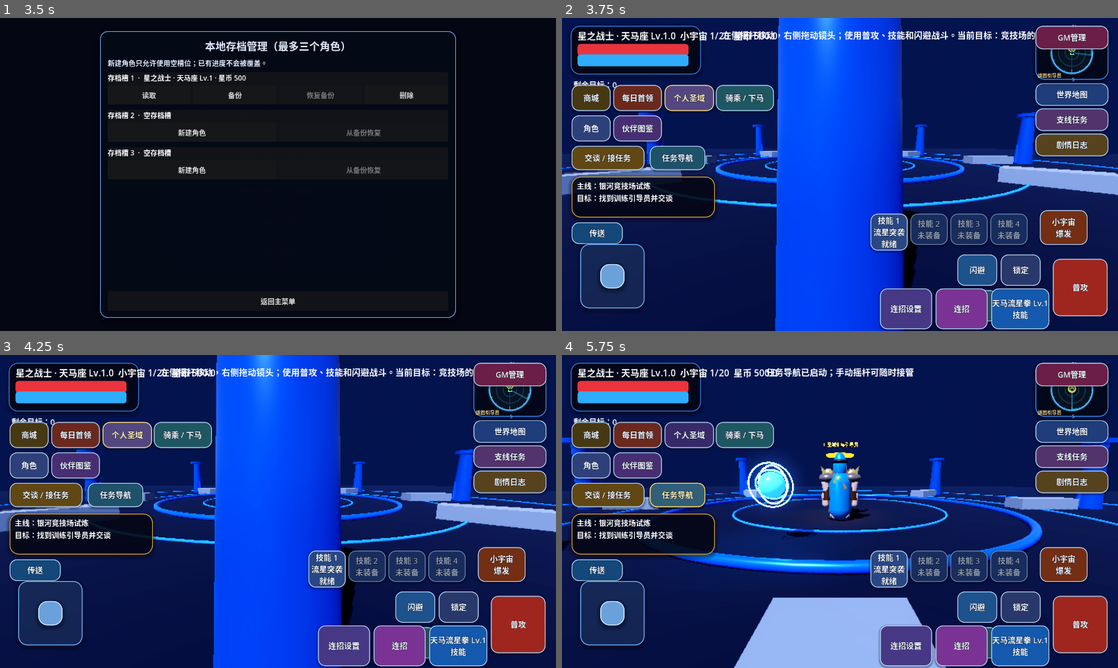
Above: before the commit, frames 1-4 (two rows, left to right).
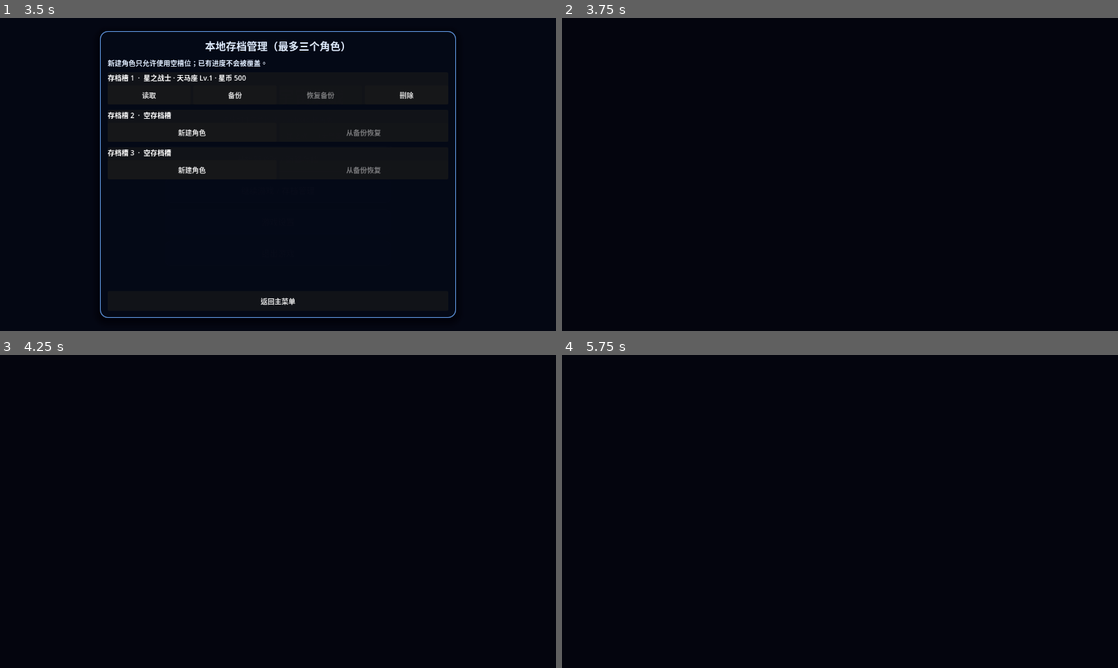
Above: after the commit, the same moments.

Repository: Qazwesrd/Saint-Seiya-Universe-War
Game: Godot game, scene res://scenes/main_menu.tscn
Same seed, same stepped clock (60 frames per second), same inputs: the game is played once before the commit and once after it.
Inputs (mouse positions are in pixels of both pictures, inside the frame that each line leads up to):
- Up to frame 1 (3.5 s): click "开始新游戏 / 新建存档" at 0.5 s; click "开始新游戏 / 新建存档" at 1.25 s; click "继续游戏 / 存档管理" at 2 s; click "游戏设置" at 2.75 s
- Up to frame 2 (3.75 s): click "读取" at 3.5 s
- Up to frame 3 (4.25 s): no input
- Up to frame 4 (5.75 s): click (606, 495) at 4.25 s, where only the run before the commit has a clickable "交谈 / 接任务"; click (678, 495) at 5 s, where only the run before the commit has a clickable "任务导航"

Frame 1 is identical in both runs. In frame 2, 95% of the frame differs, in the area x 0-100%, y 0-100%; in frame 3, 95%; in frame 4, 95%.
Error after the commit: Parse Error: Used tab character for indentation instead of space as used before in the file. (res://scripts/game.gd:358)

Commit message:
Wire Dark Saint faction challenge and patrol quest progress

Diff:
--- a/game/scripts/game.gd
+++ b/game/scripts/game.gd
@@ -355,6 +355,18 @@
     if total_spawned > 0:
         show_notice("第 %d/%d 波：敌人 %d 名" % [int(wave.get("wave_number", 1)), int(wave.get("wave_total", 1)), total_spawned])
 
+func start_dark_faction_trial() -> void:
+	if active_world_chapter_id != "galaxy_wars":
+		show_notice("黑暗军团挑战目前仅在银河战争篇开放")
+		return
+	if not enemies.is_empty() or EncounterDirector.active:
+		show_notice("请先完成当前战斗，再开启黑暗军团挑战")
+		return
+	var dark_waves := EncounterDirector.get_dark_faction_trial_waves()
+	if EncounterDirector.start("dark_faction_trial", dark_waves):
+		_spawn_encounter_wave(EncounterDirector.get_current_wave())
+		show_notice("黑暗军团挑战开始：斥候、精英与黑暗统领正在集结")
+
 func start_daily_boss_challenge() -> void:
     var daily_state: Dictionary = DailyBossManager.get_state()
     if not DailyBossManager.can_challenge():
@@ -541,6 +553,9 @@
         SideQuestManager.record_event("boss_defeated" if defeated_boss else "enemy_defeated", {"chapter_id": active_world_chapter_id})
         if defeated_boss:
             SideQuestManager.record_event("dark_boss_defeated", {"chapter_id": active_world_chapter_id, "archetype_id": str(enemy.get("archetype_id"))})
+        var defeated_archetype_id := str(enemy.get("archetype_id"))
+        if defeated_archetype_id in ["dark_saint_scout", "dark_saint_raider", "dark_saint_elite", "dark_saint_captain"]:
+            SideQuestManager.record_event("dark_patrol_defeated", {"chapter_id": active_world_chapter_id, "archetype_id": defeated_archetype_id})
         _record_campaign_encounter_progress(enemy)
         if CampaignManager.can_complete_active_mission():
             var encounter_mission: Dictionary = CampaignManager.get_active_mission()
